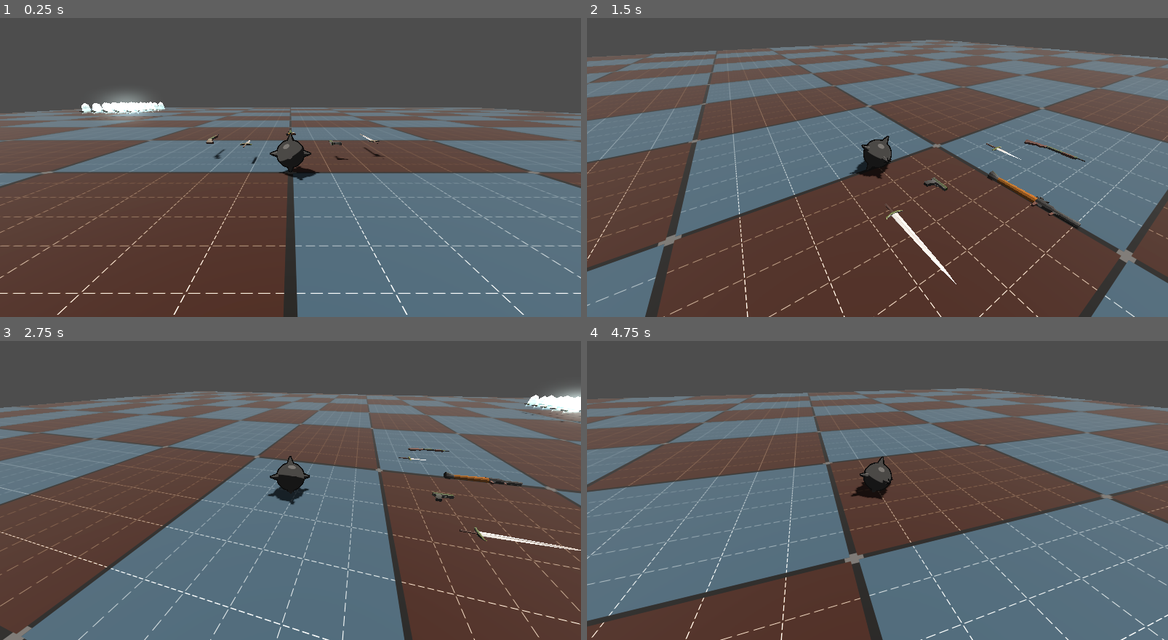
Above: before the commit, frames 1-4 (two rows, left to right).
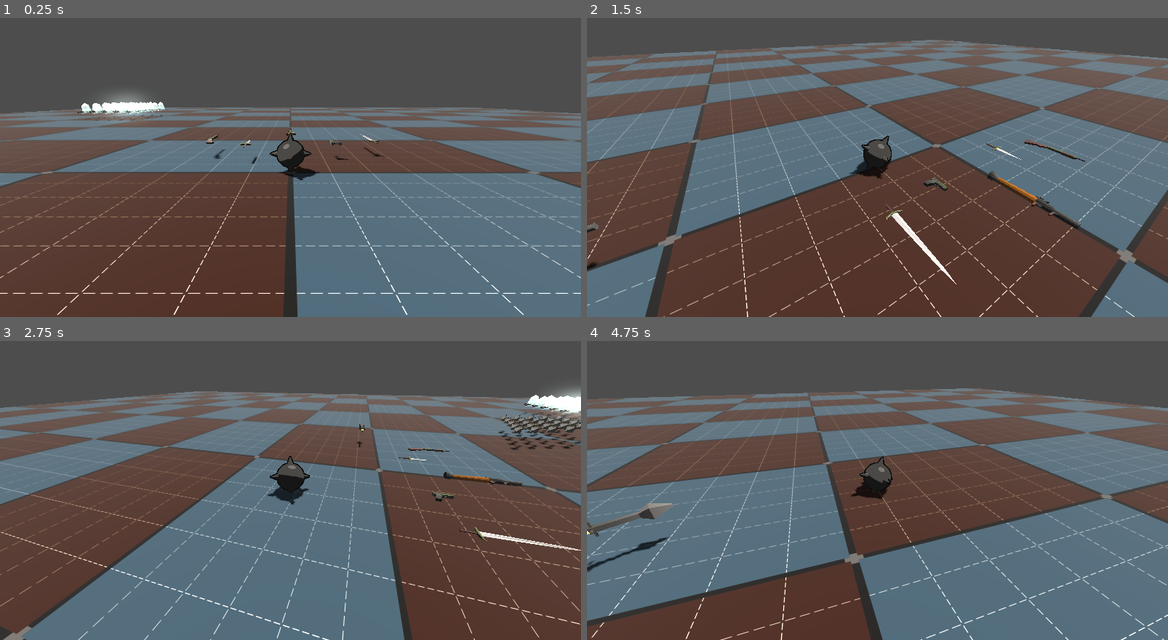
Above: after the commit, the same moments.

Repository: erikringwalters/pirate-jam-16-prototype
Game: Godot game, scene res://scenes/main.tscn
Two runs of this game, one before a commit and one after it. Both use one fixed random seed, a clock stepped at 60 frames per second and the inputs below.
Inputs (mouse positions are in pixels of both pictures, inside the frame that each line leads up to):
- Up to frame 1 (0.25 s): no input
- Up to frame 2 (1.5 s): move the mouse to (1005, 137) at 0.52 s; press the mouse at (1005, 137) at 0.53 s; hold D (move_right) 0.53-1.28 s; move the mouse to (848, 155) at 1.27 s; release the mouse at (848, 155) at 1.28 s; hold W (move_up) from 1.28 s (still down); click (848, 155) at 1.35 s
- Up to frame 3 (2.75 s): keep holding W (move_up); move the mouse to (302, 469) at 2.02 s; press the mouse at (302, 469) at 2.03 s
- Up to frame 4 (4.75 s): keep holding W (move_up); move the mouse to (871, 481) at 2.77 s; release the mouse at (871, 481) at 2.78 s; click (871, 481) at 2.85 s; move the mouse to (918, 481) at 3.52 s; press the mouse at (918, 481) at 3.53 s; move the mouse to (831, 472) at 4.27 s; release the mouse at (831, 472) at 4.28 s; click (831, 472) at 4.35 s

The runs differ from the first frame. In frame 1, less than 0.1% of the frame differs, in the area x 13-28%, y 30-35%; in frame 2, less than 0.1%; in frame 3, 0.8%, in the area x 61-100%, y 20-37%; in frame 4, 0.6%.

Commit message:
enemy damage resolution, enemy explosion damage

Diff:
--- a/scenes/enemy/enemy.tscn
+++ b/scenes/enemy/enemy.tscn
@@ -16,7 +16,7 @@
 metallic_texture_channel = 3
 emission_enabled = true
 emission = Color(0.266702, 0.484859, 1, 1)
-emission_energy_multiplier = 0.09
+emission_energy_multiplier = 0.01
 disable_receive_shadows = true
 
 [sub_resource type="CapsuleShape3D" id="CapsuleShape3D_4a83h"]
--- a/scripts/enemy.gd
+++ b/scripts/enemy.gd
@@ -10,17 +10,17 @@
 var weapon:Node3D
 
 func _ready() -> void:
-	weapon_name = "Handgun"
+	weapon_name = "Rocket"
 	weapon = Items.weapons[str(weapon_name)]['weapon_scene'].instantiate()
 	add_child(weapon)
-	weapon.set_collision_layers(true, false)
+	weapon.set_weapon_type(weapon_name)
+	weapon.enemy_pick_up()
+	weapon.global_transform.origin = _weapon_marker.global_transform.origin
+	weapon.rotation.y += deg_to_rad(180)
 	weapon.set_deferred("freeze", true)
-	weapon.rotation.y += deg_to_rad(180)
-	weapon.global_transform.origin = _weapon_marker.global_transform.origin
 	#get_node("RBCollision/MeshInstance3D").surface_material_override(0.resource_local_to_scene = true)
 
 func _physics_process(delta: float) -> void:
-	# Look at player # TODO: Slowly look toward player to give player a chance to avoid/kite
 	var look_direction = get_angle(
 		global_transform.origin,
 		get_parent().get_node("Player").global_transform.origin
@@ -38,9 +38,12 @@
 func get_angle(a:Vector3, b:Vector3) -> float:
 	return -atan2((b.z - a.z), (b.x - a.x))
 
+func reset_material_color() -> void:
+	$RBCollision/MeshInstance3D.material_override.emission = Color(0.2667, 0.4849, 1.0)
+	$RBCollision/MeshInstance3D.material_override.emission_energy_multiplier = 0.01
+
 func _on_reset_hit_color_timeout() -> void:
-	$RBCollision/MeshInstance3D.material_override.emission = Color(0.2667, 0.4849, 1.0)
-	$RBCollision/MeshInstance3D.material_override.emission_energy_multiplier = 0.09
+	reset_material_color()
 
 func process_damage(dmg):
 	$RBCollision/MeshInstance3D.material_override.emission = Color(100, 0 ,0)
@@ -49,6 +52,7 @@
 	if (max_health <= 0): #dedge
 		# maybe make it explode here or something
 		drop_weapon()
+		reset_material_color()
 		queue_free()
 
 func _on_hit_box_area_entered(area: Area3D) -> void:
@@ -56,13 +60,14 @@
 		process_damage(area.projectile_damage())
 		if (area.type=="Rocket" or area.type=="rocket"):
 			var expl = Items.explosion.instantiate()
-			add_child(expl)
+			get_parent().add_child(expl)
 			expl.global_transform.origin = area.global_transform.origin
 		area.queue_free()
 	elif area.has_method("melee_damage"):
 		process_damage(area.melee_damage())
 
 func drop_weapon() -> void:
+	weapon.drop()
 	weapon.reparent(get_parent(), true)
 	weapon.set_collision_layers(false, false)
 	weapon.set_deferred("freeze", false)
--- a/scripts/explosion.gd
+++ b/scripts/explosion.gd
@@ -1,6 +1,6 @@
 extends Area3D
 
-var damage : float
+var damage : float = 500
 var items_in_radius : Array
 var explosion_force : int = 10
 
@@ -21,9 +21,7 @@
 # Adding the rigidbodies to an array that entered into the explosion area.
 func _on_body_entered(body: Node3D) -> void:
 	if body.name != self.name:
-		print('oooh a body')
 		if body is RigidBody3D:
-			print('append')
 			items_in_radius.append(body)
 
 # Deleting the rigidbodies from the array that exited the explosion area.
@@ -39,12 +37,14 @@
 		#Getting a direction vector between the bomb and all nearby RigidBodies. This line of code later helps to calculate a trajectory    for the Rigidbodies.
 		force_dir = global_position.direction_to(j.global_position)
 		#Make it go up because otherwise it is shoved into the ground
-		#force_dir += Vector3(0.0,2.0,0.0)
+		force_dir += Vector3(0.0,2.0,0.0)
 		#Generating a position on the object where the force will be applied. This line of code makes the Rigidbodies randomly rotate after the explosion.
 		random_vector = Vector3(randf_range(0, 1), randf_range(0, 1), randf_range(0, 1)) * force_dir
 		#j.apply_impulse(random_vector, force_dir * explosion_force)
 		# can also probably be this if we don't want spin:
 		j.apply_impulse(force_dir * explosion_force, force_dir)
+		if (j.has_method('process_damage')):
+			j.process_damage(damage)
 
 func explosion_damage() -> float:
 	return damage
--- a/scripts/player.gd
+++ b/scripts/player.gd
@@ -14,6 +14,8 @@
 
 @onready var _camera_pivot:Node3D = %CameraPivot
 @onready var _camera:Camera3D = %Camera
+
+var _name = 'player'
 
 func _ready() -> void:
 	%CameraPivot.top_level = true
@@ -73,7 +75,6 @@
 	angular_velocity.z = clamp(vel.z, -move_speed, move_speed)
 
 func _on_pickup_body_entered(body: Node3D) -> void:
-	print(body)
 	if(body.is_in_group("Pickup")):
 		body.get_node("RBCollision").reparent(self, true)
 		body.set_deferred("freeze", true)
--- a/scripts/weapon.gd
+++ b/scripts/weapon.gd
@@ -29,6 +29,15 @@
 		_raycast = %RayCast
 		gun_barrel = _raycast
 
+func add_child_logic(projectile) -> void:
+	# Currently, when an enemy spawns with a projectile weapon, the `get_parent()` returns
+	#	the enemy, making the projectile continuously follows the rotation of the enemy. So
+	#	instead we need to go a level higher to assign the world as the parent
+	if ('Main' in String(get_parent().name)):
+		get_parent().add_child(projectile)
+	else:
+		get_parent().get_parent().add_child(projectile)
+
 func shoot() -> void:
 	if (scatter_shot):
 		# Spawn ten bullets
@@ -38,7 +47,7 @@
 			projectile.transform.basis = gun_barrel.global_transform.basis
 			projectile.set_type(projectile_type)
 			projectile.set_damage(Items.weapons[weapon_type]['base_damage'])
-			projectile.set_collision_layers(is_pickedup)
+			projectile.set_collision_layers(is_pickedup and get_collision_layer_value(CollisionLayers.ENEMY_DAMAGE))
 			# Randomly rotate each axis
 			var axis = Vector3(1, 0, 0)
 			var rotation_amount = float((randi() % 180) - 90)/1000
@@ -49,26 +58,36 @@
 			axis = Vector3(0, 0, 1)
 			rotation_amount = float((randi() % 180) - 90)/1000
 			projectile.transform.basis = projectile.transform.basis.rotated(axis, rotation_amount)
-			get_parent().add_child(projectile)
+			add_child_logic(projectile)
 	else:
 		projectile = projectile_scene.instantiate()
 		projectile.position = gun_barrel.global_position
 		projectile.transform.basis = gun_barrel.global_transform.basis
 		projectile.set_type(projectile_type)
 		projectile.set_damage(Items.weapons[weapon_type]['base_damage'])
-		projectile.set_collision_layers(is_pickedup)
-		get_parent().add_child(projectile)
+		projectile.set_collision_layers(is_pickedup and get_collision_layer_value(CollisionLayers.ENEMY_DAMAGE))
+		print(get_collision_layer_value(CollisionLayers.PLAYER_DAMAGE))
+		add_child_logic(projectile)
 
-func pick_up() -> void:
-	is_pickedup = true
-	set_collision_layers(false, true)
-	# DM Note: On pickup, create and start an instanced timer for the newly attached weapon
+func start_shot_timer() -> void:
 	if(weapon_type):
 		var timer = Timer.new()
 		timer.wait_time = Items.weapons[weapon_type]['base_cooldown']
 		add_child(timer)
 		timer.start()
 		timer.connect("timeout", Callable(self,"auto_shoot"))
+
+func enemy_pick_up() -> void:
+	print('enemy pickup')
+	is_pickedup = true
+	set_collision_layers(true, false)
+	start_shot_timer()
+
+func pick_up() -> void:
+	print('player pickup')
+	is_pickedup = true
+	set_collision_layers(false, true)
+	start_shot_timer()
 
 # DM Note: Timer triggered auto_shoot function with console logs for each weapon type
 func auto_shoot() -> void:
@@ -95,5 +114,5 @@
 		!is_held_by_enemy && !is_held_by_player
 	)
 
-
-# get_collision_layer_value(CollisionLayers.ENEMY_DAMAGE) -> bullet.set
+func set_weapon_type(type):
+	weapon_type = type
